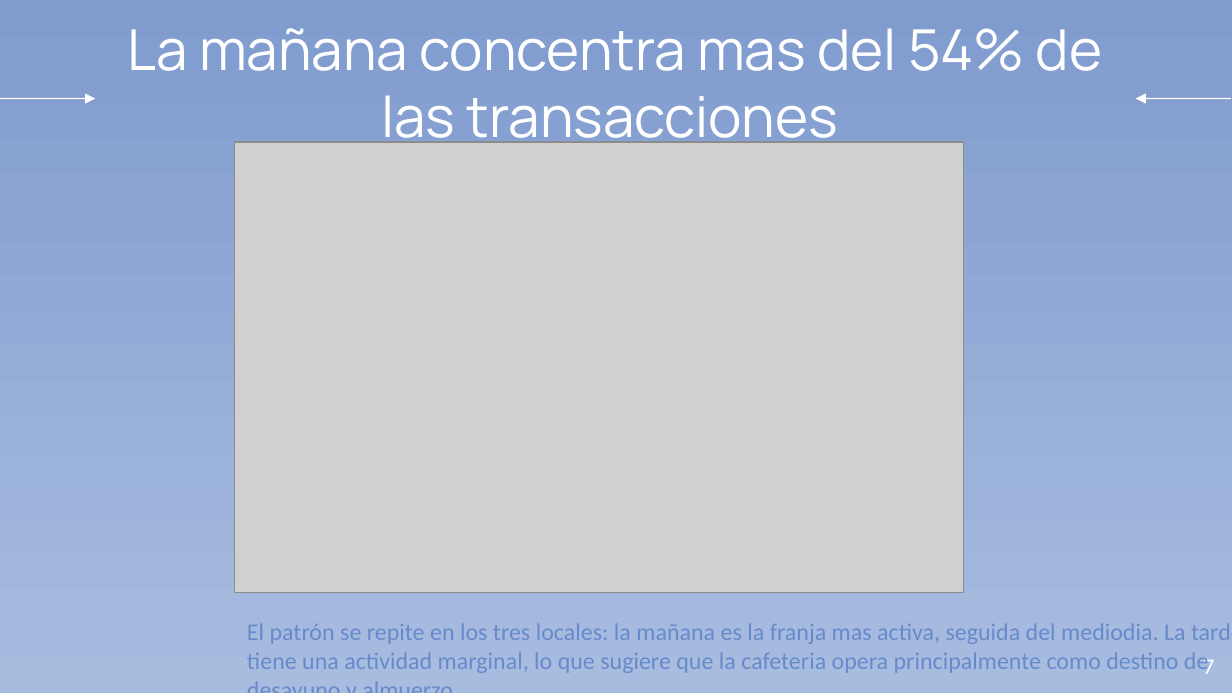
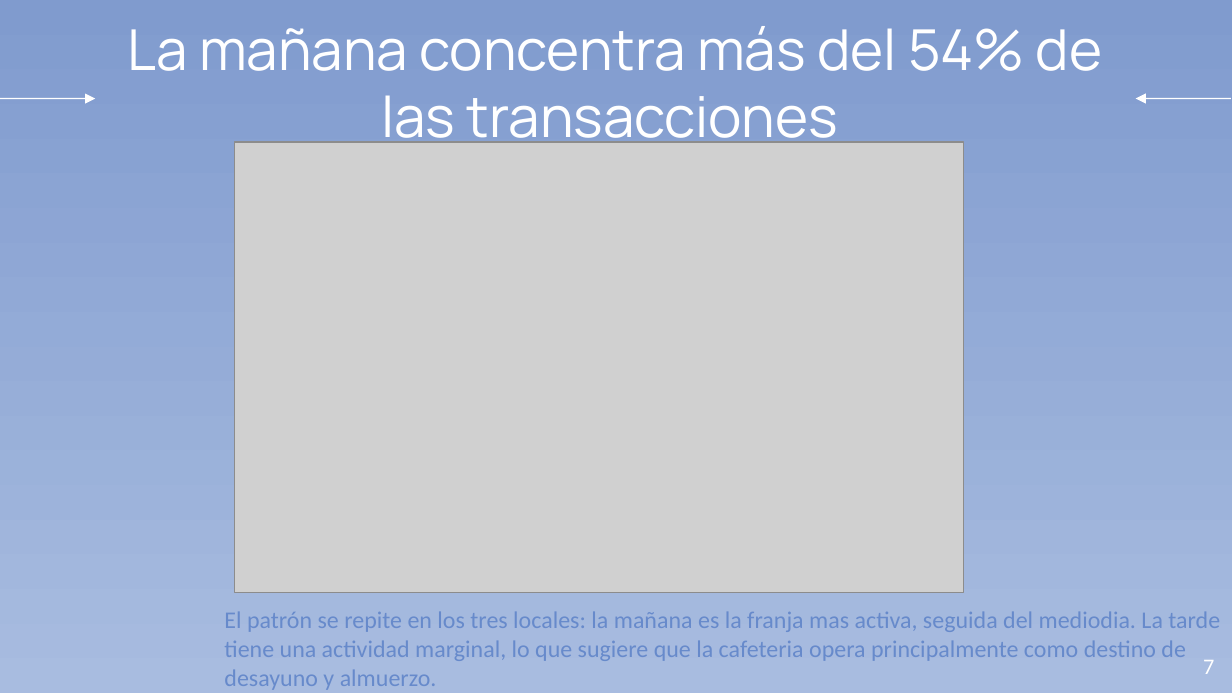
Before and after one commit to AlejandroBeldaFernandez/Coffee-Shop-Sales, a slide deck: slide 7 of Coffee Shop Sales Slides.odp. Drawn at 1232x693 pixels with LibreOffice and Linux fonts; fonts in the diff are those of the drawing; grey boxes stand for pictures. Boxes give left, top, right and bottom in pixels: in the first picture for what was removed or moved away, otherwise in the second. Text is boxed around its words. In the diff, an @@ line names an element or a change of style, - is before the commit and + after.

Commit message:
Slides improved

```diff
--- a/Coffee Shop Sales Slides.odp
+++ b/Coffee Shop Sales Slides.odp
@@ title at bbox=[128, 26, 1102, 153]: text changed @@
-La mañana concentra mas del 54% de las transacciones
+La mañana concentra más del 54% de las transacciones
@@ text "El patrón se repite en ..." rewrapped from bbox=[247, 623, 1232, 674] to bbox=[224, 612, 1220, 690] @@
```
Also in this commit, not shown: 1 slide added.
